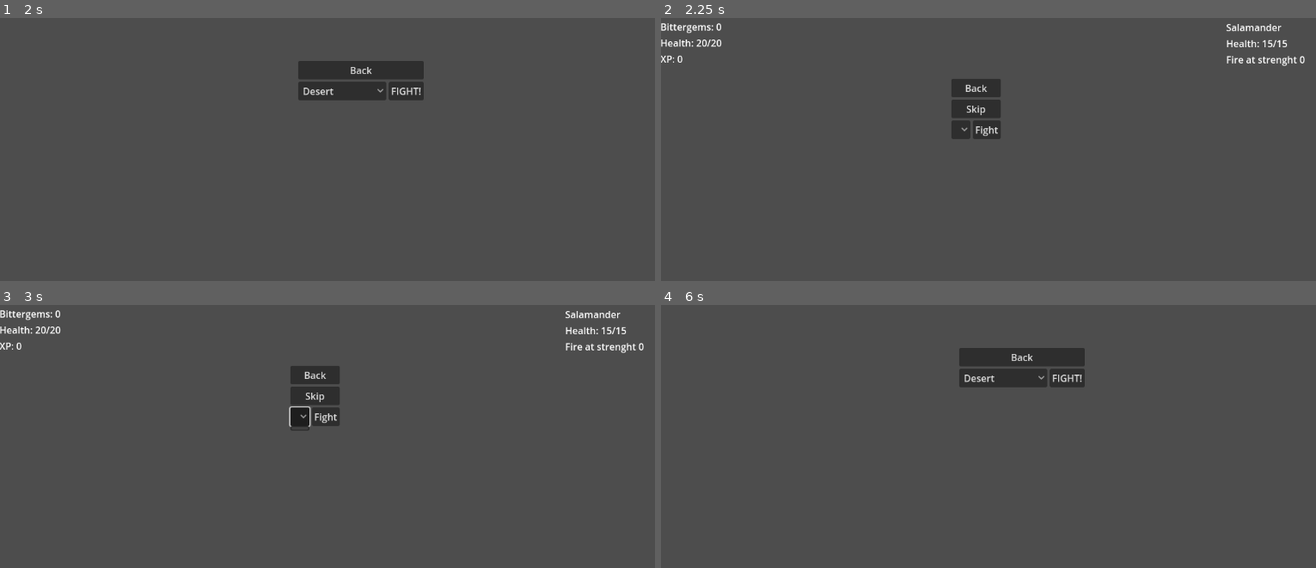
Above: before the commit, frames 1-4 (two rows, left to right).
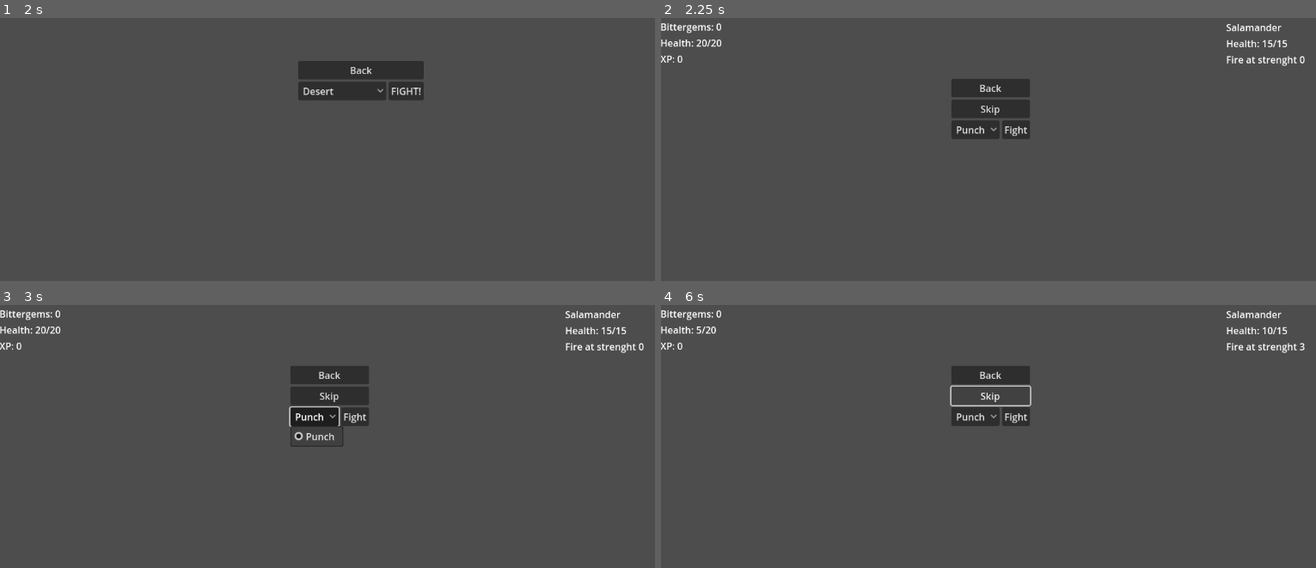
Above: after the commit, the same moments.

Repository: DrakeborgDev/elemastar
Game: Godot game, scene res://menus/main_menu.tscn
Same seed, same stepped clock (60 frames per second), same inputs: the game is played once before the commit and once after it.
Inputs (mouse positions are in pixels of both pictures, inside the frame that each line leads up to):
- Up to frame 1 (2 s): click "Begin" at 0.5 s; click "Battle" at 1.25 s
- Up to frame 2 (2.25 s): click "FIGHT!" at 2 s
- Up to frame 3 (3 s): click (301, 415) at 2.77 s
- Up to frame 4 (6 s): click (975, 415) at 3.5 s, where only the run after the commit has a clickable "Punch"; click "Fight" at 4.25 s; click "Skip" at 5 s; click "Skip" at 5.75 s

Frame 1 is identical in both runs. In frame 2, 1.2% of the frame differs, in the area x 45-57%, y 23-47%; in frame 3, 1.4%; in frame 4, 3.9%, in the area x 0-99%, y 1-47%.

Commit message:
Player can now select from equipped attacks for damage

Diff:
--- a/menus/battle_menus/fight.tscn
+++ b/menus/battle_menus/fight.tscn
@@ -22,7 +22,8 @@
 [node name="HBoxContainer" type="HBoxContainer" parent="VBoxContainer"]
 layout_mode = 2
 
-[node name="OptionButton" type="OptionButton" parent="VBoxContainer/HBoxContainer"]
+[node name="SelectedSkill" type="OptionButton" parent="VBoxContainer/HBoxContainer"]
+unique_name_in_owner = true
 layout_mode = 2
 
 [node name="Fight" type="Button" parent="VBoxContainer/HBoxContainer"]
--- a/scripts/fight.gd
+++ b/scripts/fight.gd
@@ -1,6 +1,7 @@
 extends Node2D
 
 var enemyMaxHealth
+var equippedAttacks = []
 
 func _ready() -> void:
 	print("Region: ", str(GlobalValues.activeRegion), ", Element: ", str(GlobalValues.affinityElement), ", Versing: ", str(GlobalValues.opponent), ", Resetting Affinity Modifier")
@@ -8,37 +9,13 @@
 	$PlayerDetails/XP.text = "XP: "+str(int(GlobalValues.xp))
 	$PlayerDetails/Health.text = "Health: "+str(int(GlobalValues.playerCurentHealth)) + "/" + str(int(GlobalValues.playerMaxHealth))
 	$EnemyDetails/Affinity.text = GlobalValues.affinityElement + " at strenght " + str(GlobalValues.affinityModifier)
-	var enemyDir = "res://JSON/Enemies/" + GlobalValues.opponent +".json"
-	var curFile_as_text = FileAccess.get_file_as_string(enemyDir)
-	var json = JSON.new()
-	var curFile_as_dict = json.parse(curFile_as_text)
-	if curFile_as_dict == OK:
-		var data = json.data
-		enemyMaxHealth = int(data.health)
-		$EnemyDetails/Name.text = data.name
-		$EnemyDetails/Health.text = "Health: " + str(int(data.health)) + "/" + str(enemyMaxHealth)
-		GlobalValues.opponent = [data.health] #0
-		GlobalValues.opponent.append(data.attacks)#1
-		GlobalValues.opponent.append(data.weaknesses)#2
-		GlobalValues.opponent.append(data.resistances)#3
-		GlobalValues.opponent.append(data.rewards)#4
-	else:
-		print("JSON Parse Error: ", json.get_error_message(), " in ", enemyDir, " at line ", json.get_error_line())
+	_load_enemy()
+	_load_player_attacks()
 
 func _enemy_attack():
 	var attacks = GlobalValues.opponent[1]
 	var activeAttack = attacks[randi_range(0, attacks.size()-1)]
-	match activeAttack.type:
-		GlobalValues.affinityElement:
-			print("matches")
-			GlobalValues.playerCurentHealth -= (activeAttack.damage + GlobalValues.affinityModifier)
-		"Force":
-			print("no modification")
-			GlobalValues.playerCurentHealth -= activeAttack.damage
-		_:
-			print("did not match")
-			if (activeAttack.damage - GlobalValues.affinityModifier) >= 0:
-				GlobalValues.playerCurentHealth -= (activeAttack.damage - GlobalValues.affinityModifier)
+	GlobalValues.playerCurentHealth -= _attack_affinity(activeAttack.type, activeAttack.damage)
 	if GlobalValues.playerCurentHealth <= 0:
 		print("mission failed, you'll get them next time")
 		GlobalValues.playerCurentHealth = GlobalValues.playerMaxHealth
@@ -58,6 +35,7 @@
 		print("You Win!")
 		GlobalValues.xp += GlobalValues.opponent[4].xp
 		GlobalValues.bittergems += GlobalValues.opponent[4].bittergem
+		GlobalValues.playerCurentHealth += int((GlobalValues.playerMaxHealth - GlobalValues.playerCurentHealth)/2)
 		GlobalValues.affinityElement = null
 		GlobalValues.opponent = null
 		get_tree().change_scene_to_file("res://menus/hub_menu.tscn")
@@ -70,7 +48,60 @@
 	print(GlobalValues.opponent)
 	_on_turn_advanced()
 
+func _attack_affinity(type: String, baseDamage: int) -> int:
+	match type:
+		GlobalValues.affinityElement:
+			print("boosted")
+			return  baseDamage + GlobalValues.affinityModifier
+		"Force":
+			print("unaffected")
+			return baseDamage
+		_:
+			print("diminished")
+			var total = baseDamage - GlobalValues.affinityModifier
+			if total <= 0:
+				return 0
+			else:
+				return total
 
 func _on_fight_pressed() -> void:
-	GlobalValues.opponent[0] -= (1 + GlobalValues.affinityModifier)
+	print(str(int(equippedAttacks[%SelectedSkill.selected].active.damage)))
+
+	GlobalValues.opponent[0] -= _attack_affinity(equippedAttacks[%SelectedSkill.selected].type, int(equippedAttacks[%SelectedSkill.selected].active.damage))
 	_on_turn_advanced()
+
+func _load_enemy():
+	var enemyDir = "res://JSON/Enemies/" + GlobalValues.opponent +".json"
+	var curFile_as_text = FileAccess.get_file_as_string(enemyDir)
+	var json = JSON.new()
+	var curFile_as_dict = json.parse(curFile_as_text)
+	if curFile_as_dict == OK:
+		var data = json.data
+		enemyMaxHealth = int(data.health)
+		$EnemyDetails/Name.text = data.name
+		$EnemyDetails/Health.text = "Health: " + str(int(data.health)) + "/" + str(enemyMaxHealth)
+		GlobalValues.opponent = [data.health] #0
+		GlobalValues.opponent.append(data.attacks)#1
+		GlobalValues.opponent.append(data.weaknesses)#2
+		GlobalValues.opponent.append(data.resistances)#3
+		GlobalValues.opponent.append(data.rewards)#4
+	else:
+		print("JSON Parse Error: ", json.get_error_message(), " in ", enemyDir, " at line ", json.get_error_line())
+
+func _load_player_attacks():
+	var abilityDir = "res://JSON/Player_Abilites/"
+	for abilityFile in DirAccess.get_files_at(abilityDir):
+		var curFile = abilityDir + abilityFile
+		var curfile_as_text = FileAccess.get_file_as_string(curFile)
+		var json = JSON.new()
+		var curFile_as_dict = json.parse(curfile_as_text)
+		if curFile_as_dict == OK:
+			var data = json.data
+			for equipped in GlobalValues.equipped:
+				if equipped == data.name:
+					print(data.name)
+					if "active" in data:
+						%SelectedSkill.add_item(data.name)
+						equippedAttacks.append(data)
+		else:
+			print("JSON Parse Error: ", json.get_error_message(), " in ", abilityFile, " at line ", json.get_error_line())
